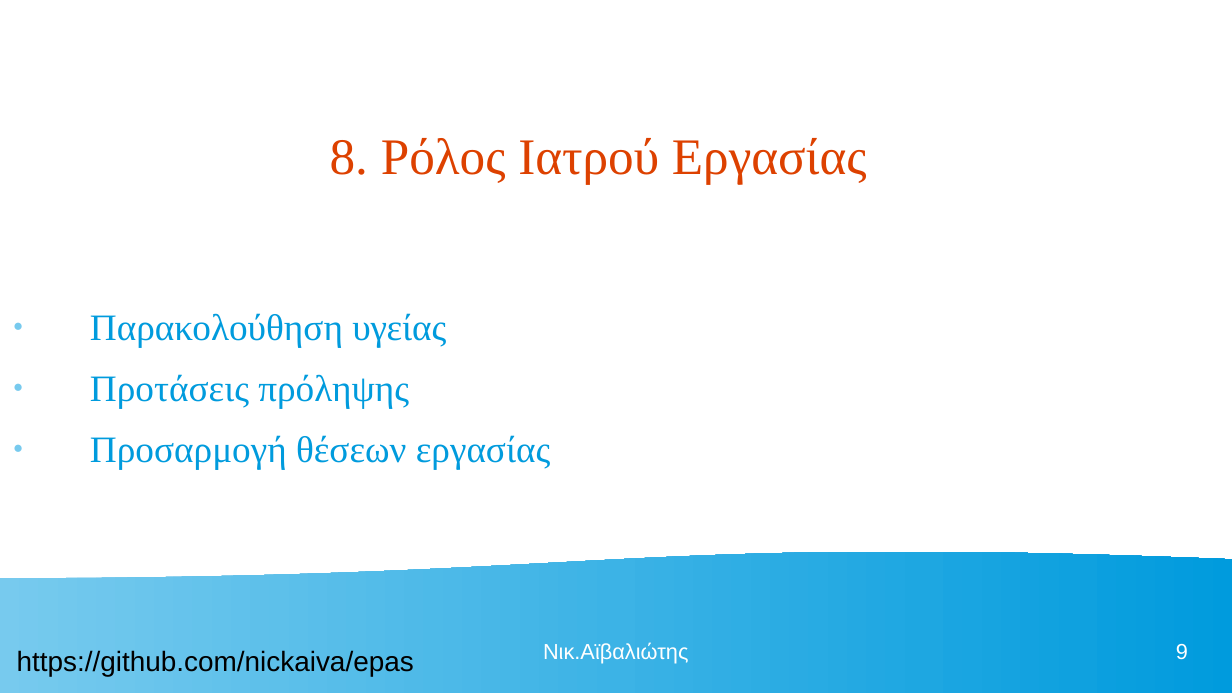
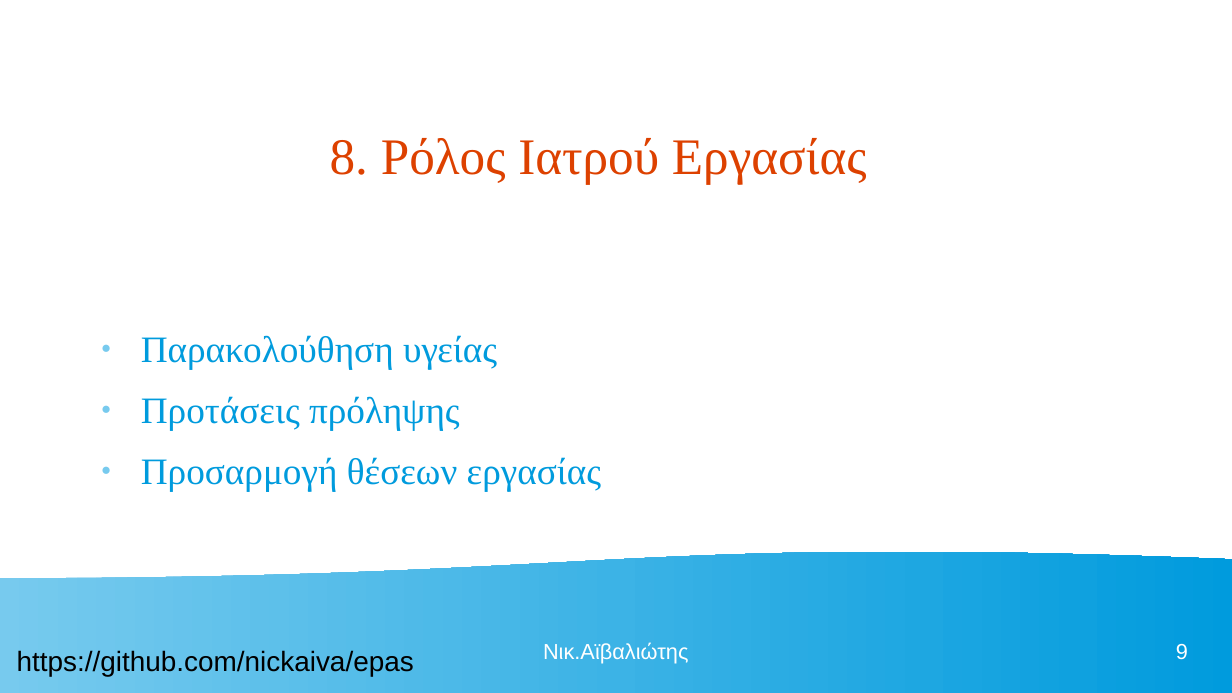
Before and after one commit to nickaiva/epas, a slide deck: slide 9 of ΠΕΡΙΒΑΛΛΟΝ ΕΡΓΑΣΙΑΣ.odp. Drawn at 1232x693 pixels with LibreOffice and Linux fonts; fonts in the diff are those of the drawing. Boxes give left, top, right and bottom in pixels: in the first picture for what was removed or moved away, otherwise in the second. Text is boxed around its words. In the diff, an @@ line names an element or a change of style, - is before the commit and + after.

```diff
--- a/ΠΕΡΙΒΑΛΛΟΝ ΕΡΓΑΣΙΑΣ.odp
+++ b/ΠΕΡΙΒΑΛΛΟΝ ΕΡΓΑΣΙΑΣ.odp
@@ text "Παρακολούθηση υγείας": place and size @@
-text "Παρακολούθηση υγείας" at box(90, 313, 550, 469)
+text "Παρακολούθηση υγείας" at box(141, 335, 601, 491)
```
Also in this commit, not shown: 24 other slides changed, 1 slide added, 1 other file.
